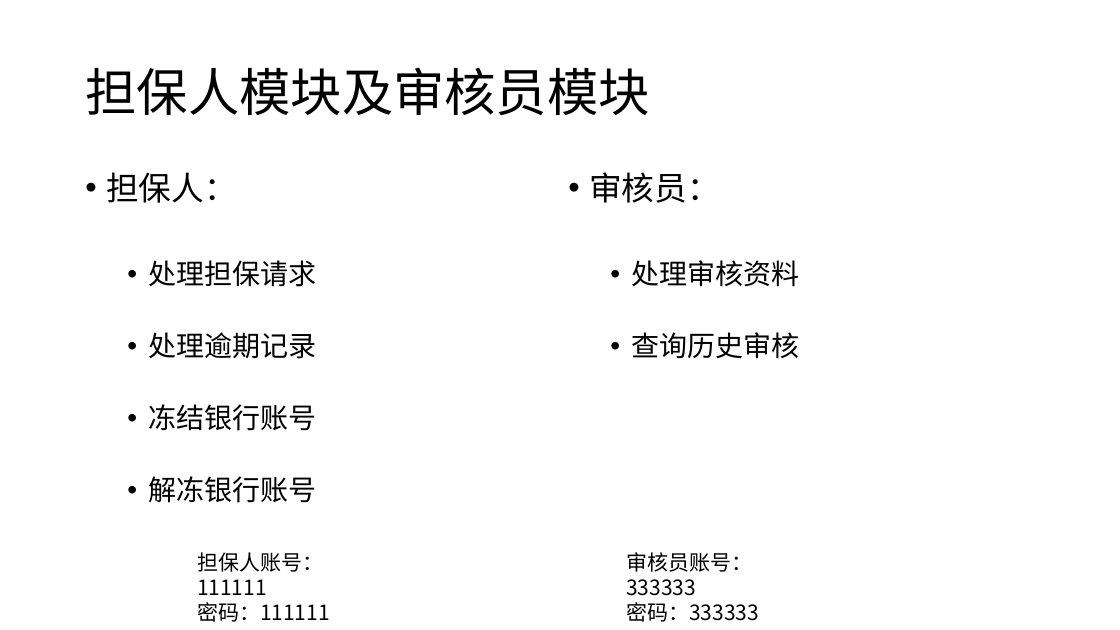
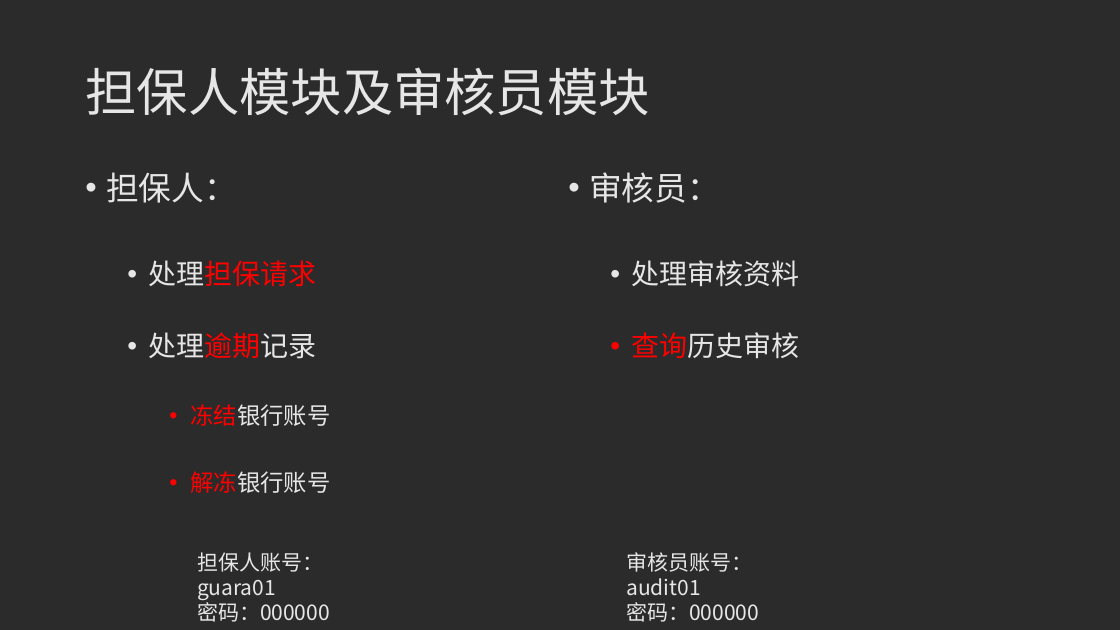
Before and after one commit to orangewgm/P2Pdocument, a slide deck: slide 9 of 20190711答辩ppt.pptx (slide 21 before the commit). Drawn at 1120x630 pixels with LibreOffice and Linux fonts; fonts in the diff are those of the drawing; background and template pictures are left out; a plain dark background stands for a picture behind light text. Boxes give left, top, right and bottom in pixels: in the first picture for what was removed or moved away, otherwise in the second. Text is boxed around its words. In the diff, an @@ line names an element or a change of style, - is before the commit and + after.

```diff
--- a/20190711答辩ppt.pptx
+++ b/20190711答辩ppt.pptx
@@ background #FFFFFF to picture (left out) @@
@@ title "担保人模块及审核员模块" at (85, 67, 650, 115): text colour #000000 to #E7E6E6 @@
@@ text "担保人：" at (106, 172, 330, 493): text colour #000000 to #E7E6E6 in "担保人：", "处理担保请求", "处理逾期记录", "冻结银行账号" and 1 more places; text colour #000000 to #FF0000 in "处理担保请求", "处理逾期记录", "冻结银行账号", "解冻银行账号"; size 24 to 20 pt in "冻结银行账号", "解冻银行账号"; list level 2 to 3 in "冻结银行账号"; list level 2 to 3 in "解冻银行账号" @@
@@ text "审核员：" at (589, 172, 799, 358): text colour #000000 to #E7E6E6 in "审核员：", "处理审核资料", "查询历史审核"; text colour #000000 to #FF0000 in "查询历史审核" @@
@@ text at (197, 552, 330, 622): text changed; text colour #000000 to #E7E6E6 @@
-担保人账号：111111
-密码：111111
+担保人账号：guara01
+密码：000000
@@ text at (626, 552, 759, 622): text changed; text colour #000000 to #E7E6E6 @@
-审核员账号：333333
-密码：333333
+审核员账号：audit01
+密码：000000
```
Also in this commit, not shown: 21 other slides changed, 5 slides added, 1 slide removed.
